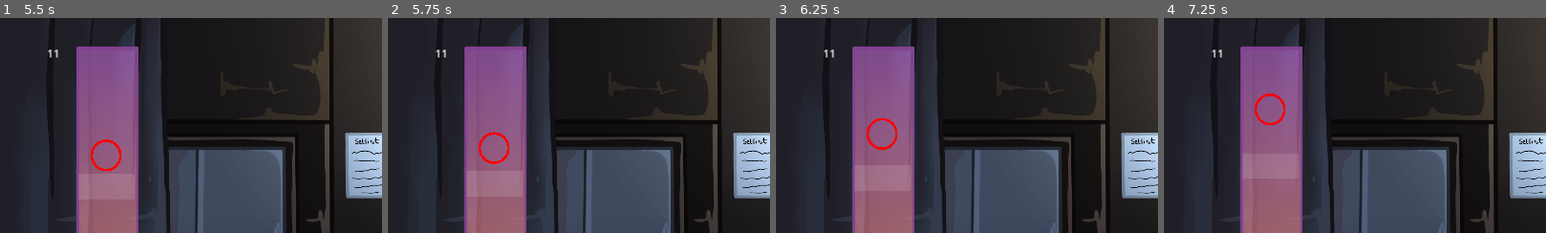
Above: before the commit, frames 1-4 (left to right).
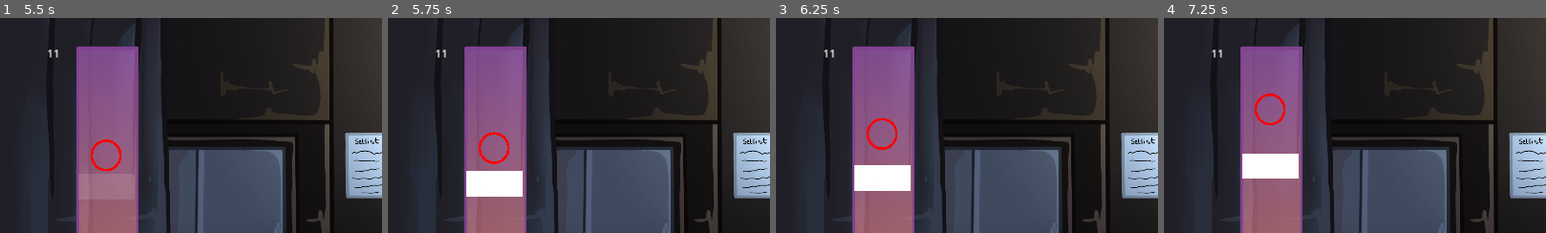
Above: after the commit, the same moments.

Repository: authenticBloodshed/RecklessRoadie
Game: Godot game, scene res://TitleScreen.tscn
Two runs of this game, one before a commit and one after it. Both use one fixed random seed, a clock stepped at 60 frames per second and the inputs below.
Inputs (mouse positions are % of the whole screen's width and height, from its top left):
- Up to frame 1 (5.5 s): click "Start" at 0.5 s; click "Start game!" at 1.25 s; move the mouse to (72, 45) at 2.02 s; hold Space (Tune) 2.03-2.78 s; click (72, 45) at 2.27 s; move the mouse to (30, 55) at 2.77 s; tap Space (Tune) at 2.85, 4.35 s; click (30, 55) at 3.02 s; move the mouse to (60, 28) at 3.52 s; hold Space (Tune) 3.53-4.28 s; move the mouse to (45, 70) at 4.27 s; click (45, 70) at 4.52 s; move the mouse to (80, 65) at 5.02 s; hold Space (Tune) from 5.03 s (still down); click (80, 65) at 5.27 s
- Up to frame 2 (5.75 s): keep holding Space (Tune)
- Up to frame 3 (6.25 s): move the mouse to (20, 35) at 5.77 s; release Space (Tune) at 5.78 s; tap Space (Tune) at 5.85 s; click (20, 35) at 6.02 s
- Up to frame 4 (7.25 s): move the mouse to (55, 50) at 6.52 s; hold Space (Tune) from 6.53 s (still down)
The pictures show only the part of the screen within x 0-50%, y 0-50%; the shares and areas given below are measured in that part.

Frame 1 is identical in both runs. In frame 2, 1.8% of the frame differs, in the area x 20-36%, y 71-84%; in frame 3, 1.8%; in frame 4, 1.7%.

Commit message:
tweaked tuning mechanic

Diff:
--- a/Introduction To Godot/Target.gd
+++ b/Introduction To Godot/Target.gd
@@ -29,7 +29,7 @@
 		self_modulate.a8 = 200
 		await get_tree().create_timer(0,1).timeout
 		self_modulate.a8 = 255
-		await get_tree().create_timer(3).timeout
+		await get_tree().create_timer(5).timeout
 		self_modulate.a8 = 200
 		await get_tree().create_timer(0,1).timeout
 		self_modulate.a8 = 150
